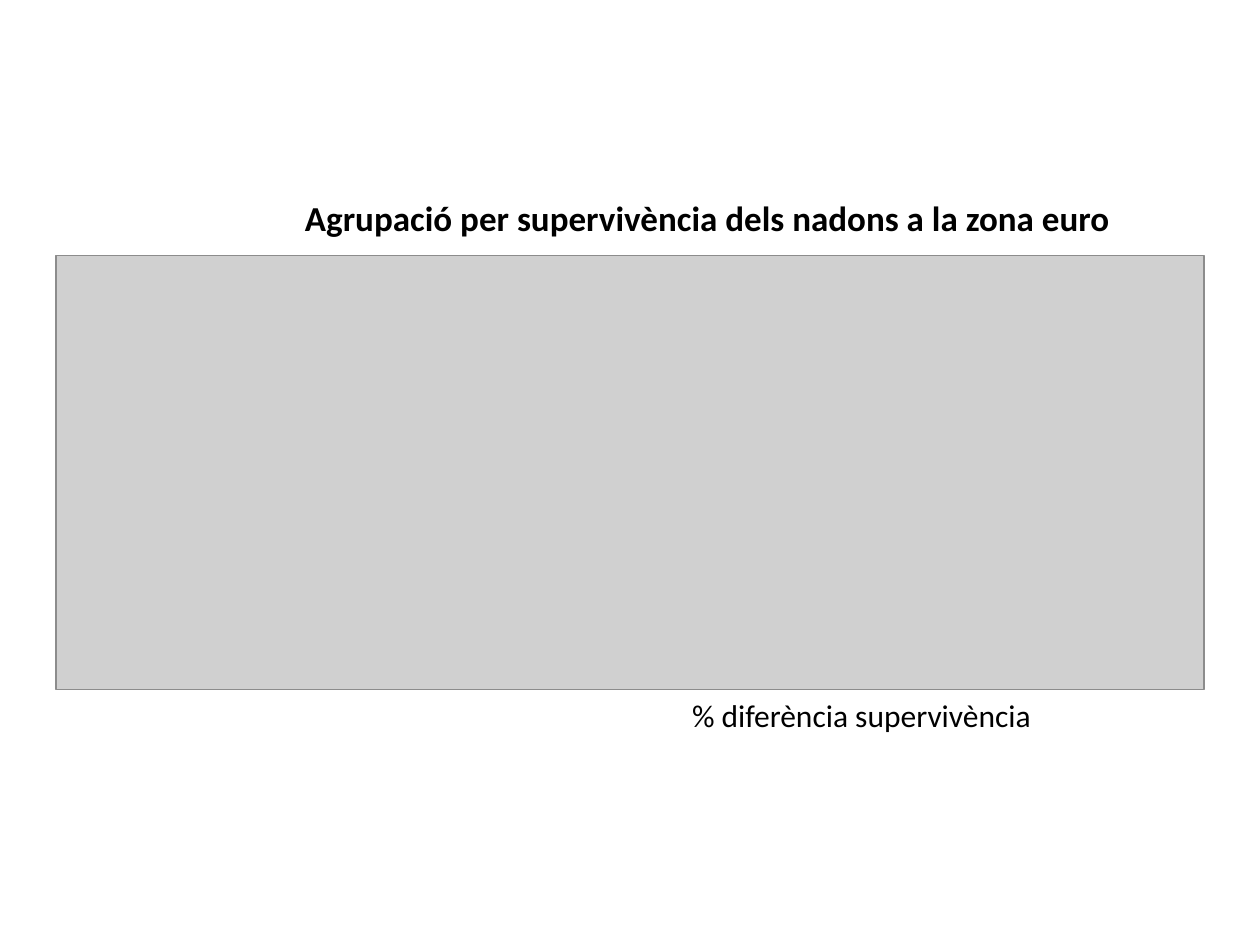
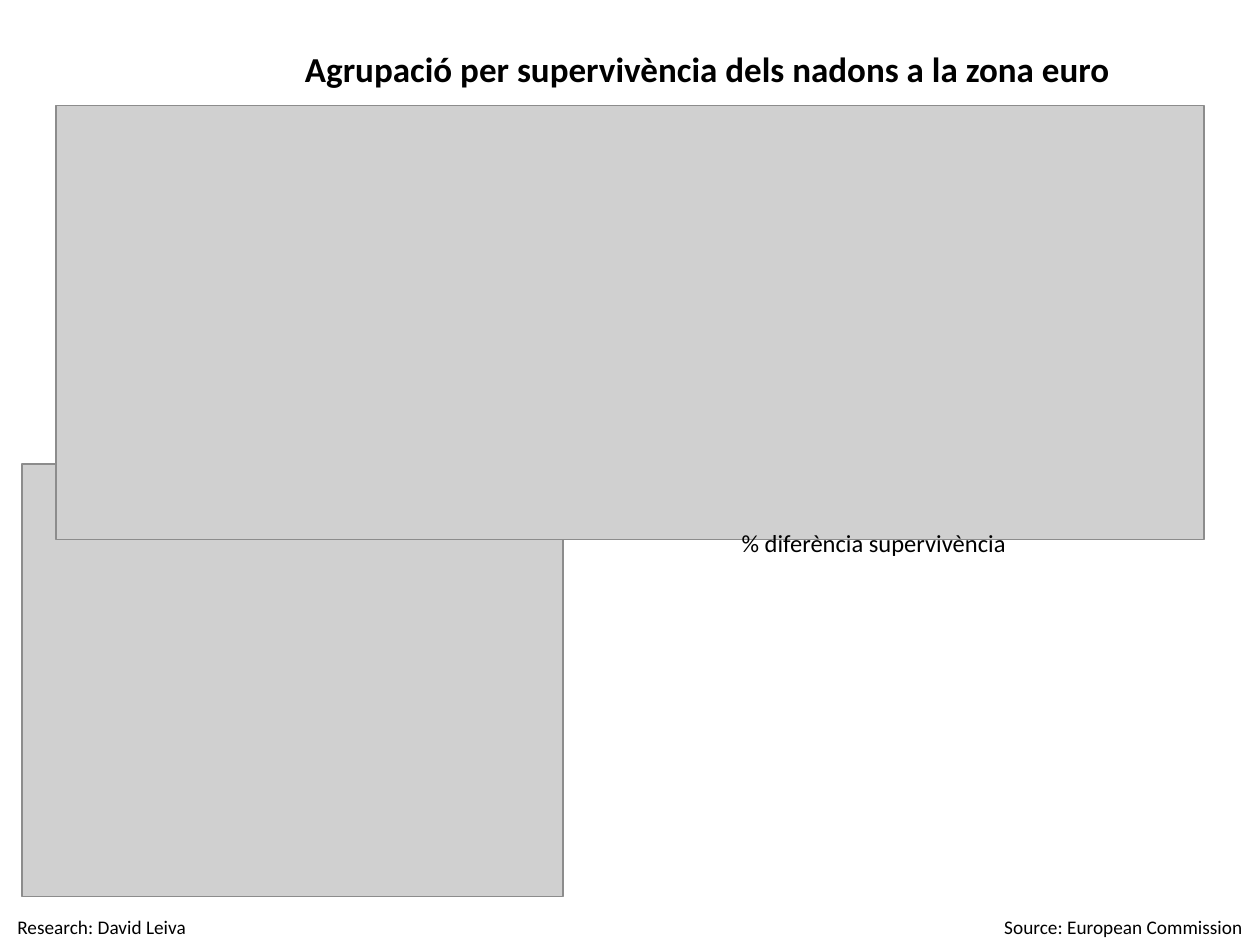
Before and after one commit to dleiva29/UOC_Visualitzacio, a slide deck: slide 1 of dendro.pptx. Drawn at 1260x945 pixels with LibreOffice and Linux fonts; fonts in the diff are those of the drawing; grey boxes stand for pictures. Boxes give left, top, right and bottom in pixels: in the first picture for what was removed or moved away, otherwise in the second. Text is boxed around its words. In the diff, an @@ line names an element or a change of style, - is before the commit and + after.

```diff
--- a/dendro.pptx
+++ b/dendro.pptx
@@ text "Agrupació per supervivència dels nadons ...": place and size @@
-text "Agrupació per supervivència dels nadons ..." at (305,206,1109,237)
+text "Agrupació per supervivència dels nadons ..." at (305,57,1109,88)
@@ picture: place and size @@
-picture at (55,256,1203,690)
+picture at (55,106,1203,541)
@@ picture added at (23,464,563,897) @@
@@ text "% diferència supervivència": place and size @@
-text "% diferència supervivència" at (722,705,1030,732)
+text "% diferència supervivència" at (765,535,1006,558)
@@ text "% diferència supervivència" at (765,535,1006,558): size 18 to 14 pt @@
@@ text added at (17,920,186,934), 11 pt, text #000000 @@
+Research: David Leiva
@@ text added at (1004,920,1242,937), 11 pt, text #000000 @@
+Source: European Commission
```
Also in this commit, not shown: 1 other file.
